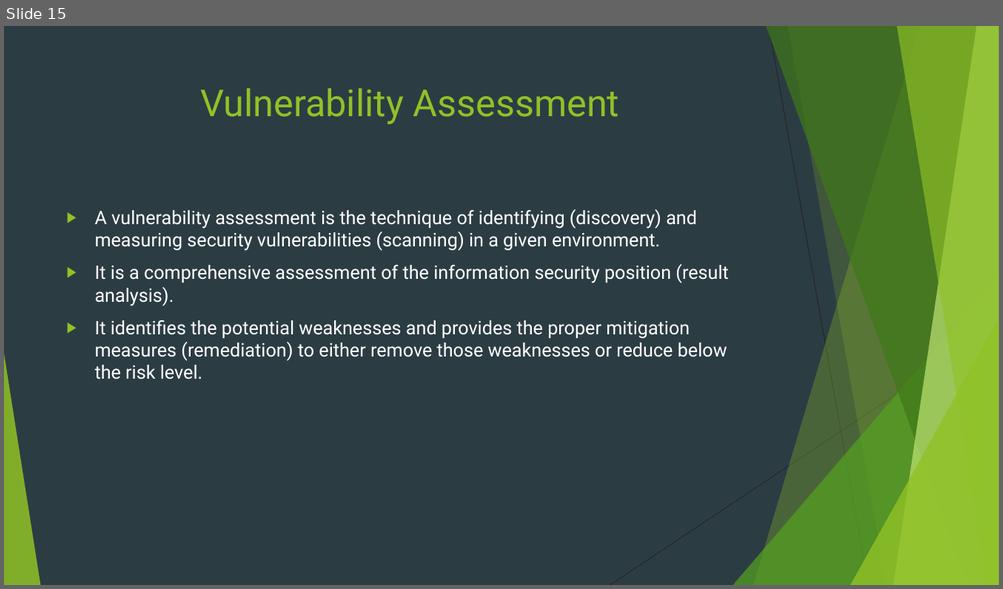
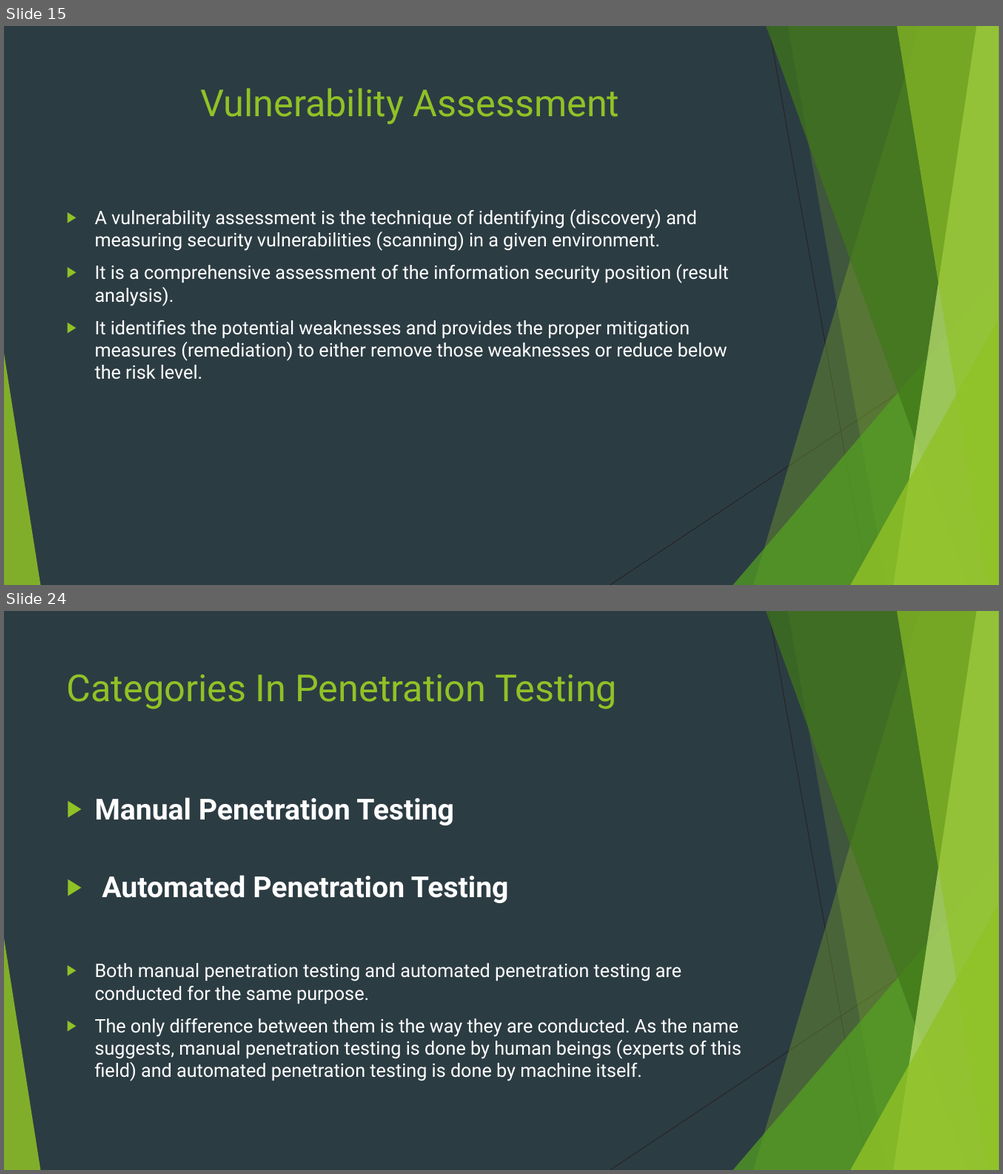
Before and after one commit to Navo26/SecurityTesting, a slide deck: PENETRATION TESTING.pptx. Shown one above the other, each under a label of ours: slide 15 before the commit, slides 15 and 24 after it; the slides between them are not shown. The pictures are 1003x589 and 1003x1174 pixels, drawn with LibreOffice and Linux fonts; fonts in the diff are those of the drawing. Boxes give left, top, right and bottom in pixels: in the first picture for what was removed or moved away, otherwise in the second. Text is boxed around its words. In the diff, an @@ line names an element or a change of style, - is before the commit and + after.

```diff
--- a/PENETRATION TESTING.pptx
+++ b/PENETRATION TESTING.pptx
@@ slide 24 added at (4,611,999,1170), background #2C3C43; not listed: 10 template elements that a slide beside it also shows @@
@@ title added at (67,675,617,709), 36 pt, text #90C226 @@
+Categories In Penetration Testing
@@ text added at (95,797,741,1082), 18 pt, text #FFFFFF @@
+▶ Manual Penetration Testing
+▶ Automated Penetration Testing
+▶ Both manual penetration testing and automated penetration testing are conducted for the same purpose.
+▶ The only difference between them is the way they are conducted. As the name suggests, manual penetration testing is done by human beings (experts of this field) and automated penetration testing is done by machine itself.
```
Also in this commit, not shown: 4 slides changed, 30 other slides added.
